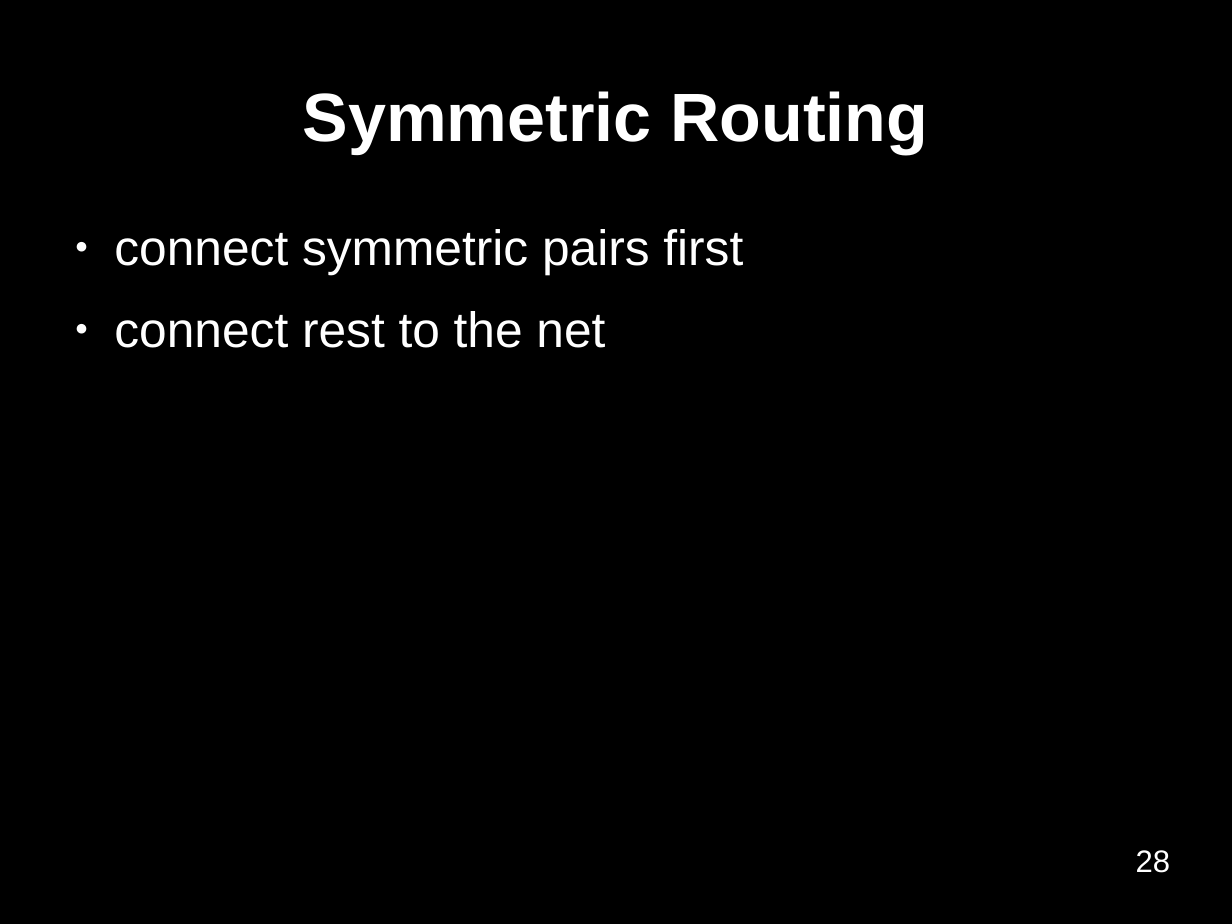
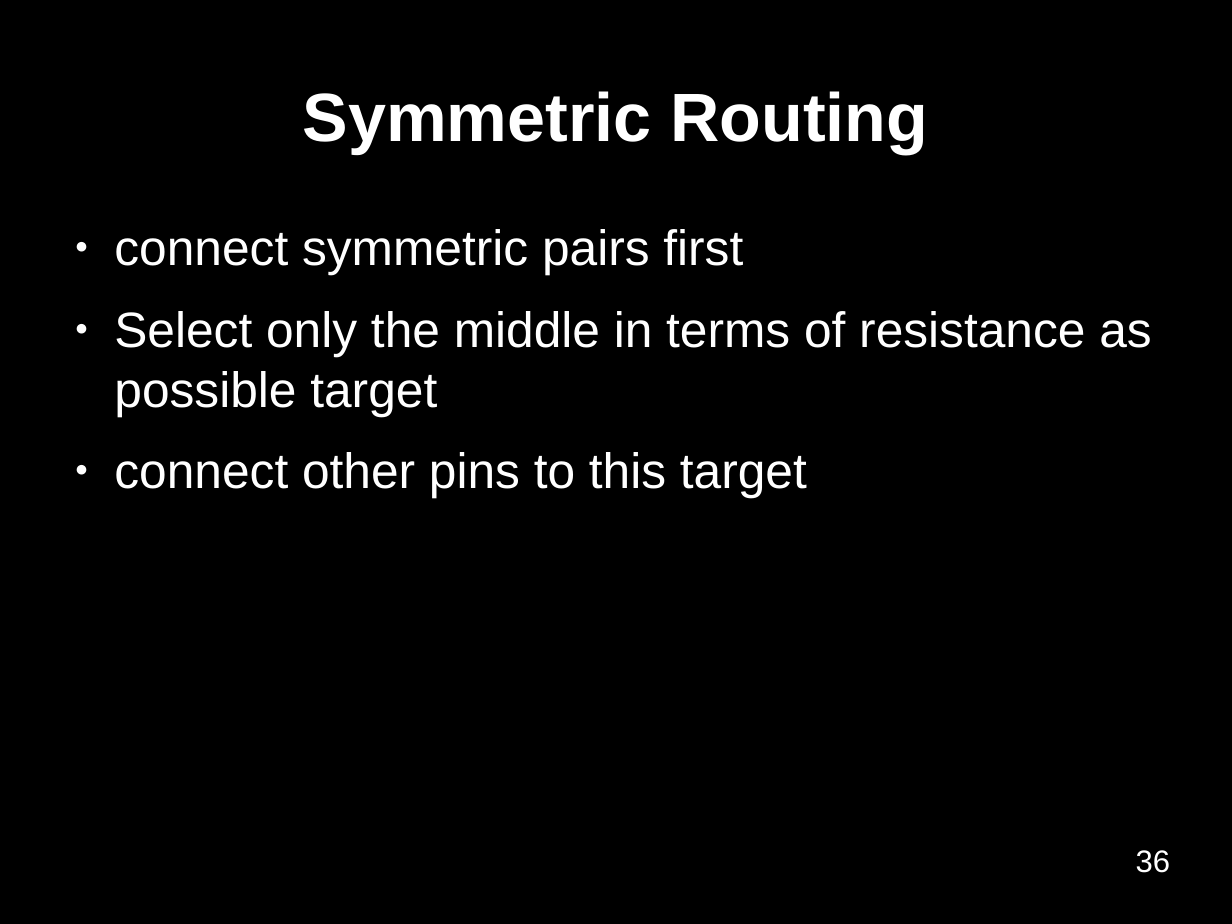
Before and after one commit to benediktibk/bachelorthesis, a slide deck: slide 36 of presentation.odp (slide 28 before the commit). Drawn at 1232x924 pixels with LibreOffice and Linux fonts; fonts in the diff are those of the drawing; background and template pictures are left out. Boxes give left, top, right and bottom in pixels: in the first picture for what was removed or moved away, otherwise in the second. Text is boxed around its words. In the diff, an @@ line names an element or a change of style, - is before the commit and + after.

```diff
--- a/presentation.odp
+++ b/presentation.odp
@@ text at <box>114,311,1151,498</box>: text changed @@
-● connect rest to the net
+● Select only the middle in terms of resistance as possible target
+● connect other pins to this target
@@ page number at <box>1136,850,1171,873</box>: text changed @@
-28
+36
```
Also in this commit, not shown: 8 other slides changed, 10 slides added, 2 slides removed.
